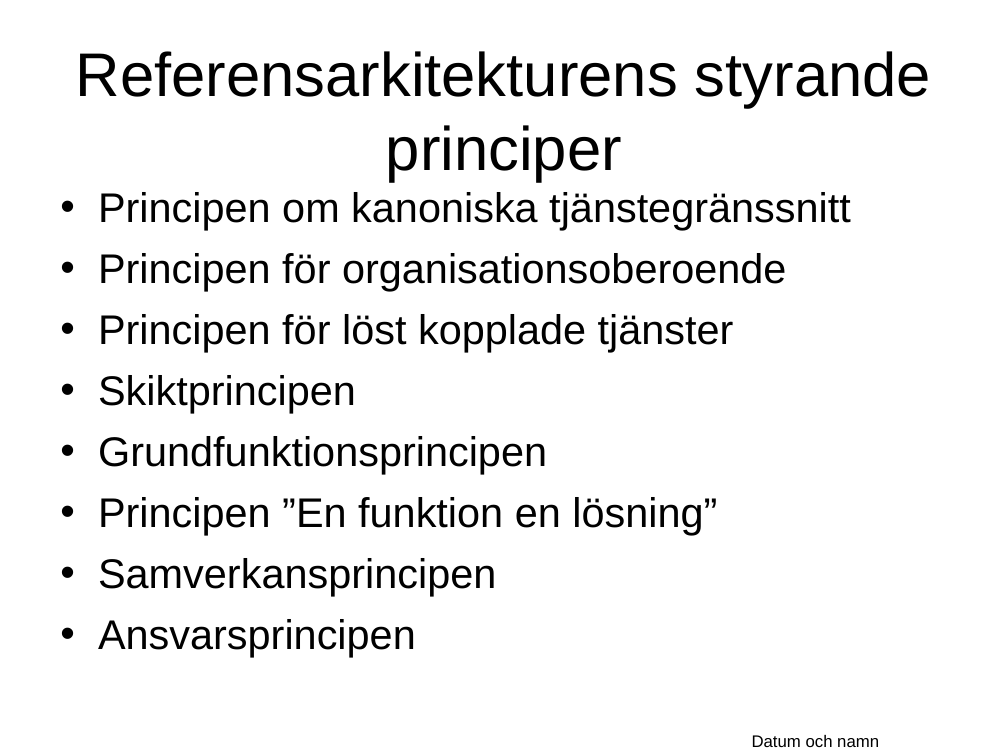
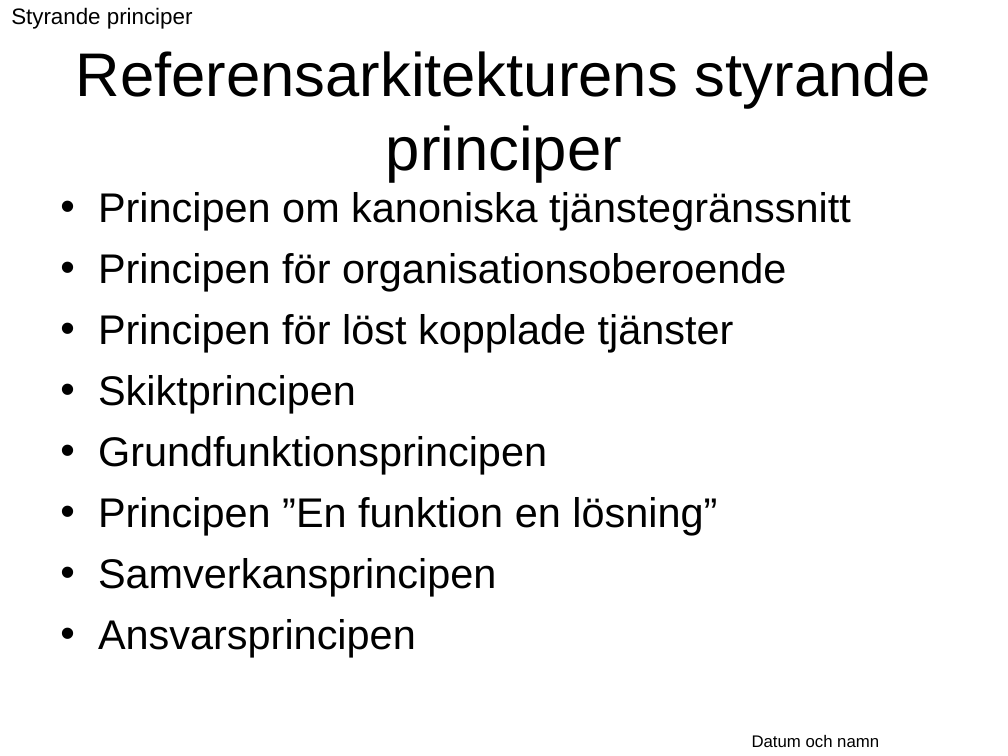
Before and after one commit to Vastra-Gotalandsregionen/oppna-program-hsatools, a slide deck: slide 20 of reference-architecture/Introduktion/Referensarkitektur_oversikt.ppt. Drawn at 1008x756 pixels with LibreOffice and Linux fonts; fonts in the diff are those of the drawing; background and template pictures are left out. Boxes give left, top, right and bottom in pixels: in the first picture for what was removed or moved away, otherwise in the second. Text is boxed around its words. In the diff, an @@ line names an element or a change of style, - is before the commit and + after.

```diff
--- a/reference-architecture/Introduktion/Referensarkitektur_oversikt.ppt
+++ b/reference-architecture/Introduktion/Referensarkitektur_oversikt.ppt
@@ text added at (11, 7, 193, 29), 16 pt, text #000000 @@
+Styrande principer
```
Also in this commit, not shown: 4 other slides changed.
